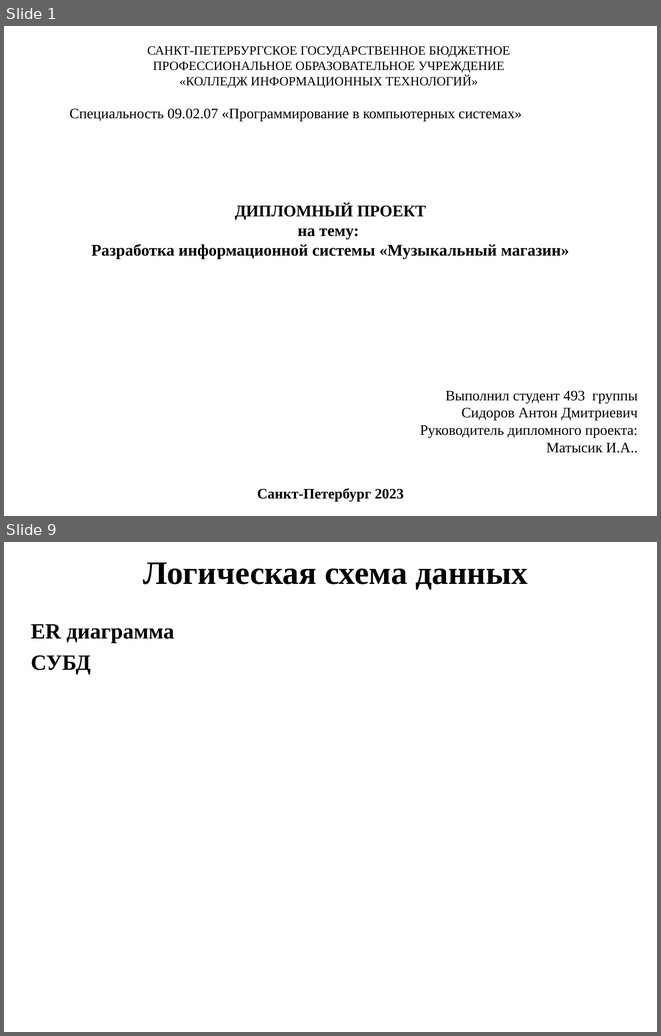
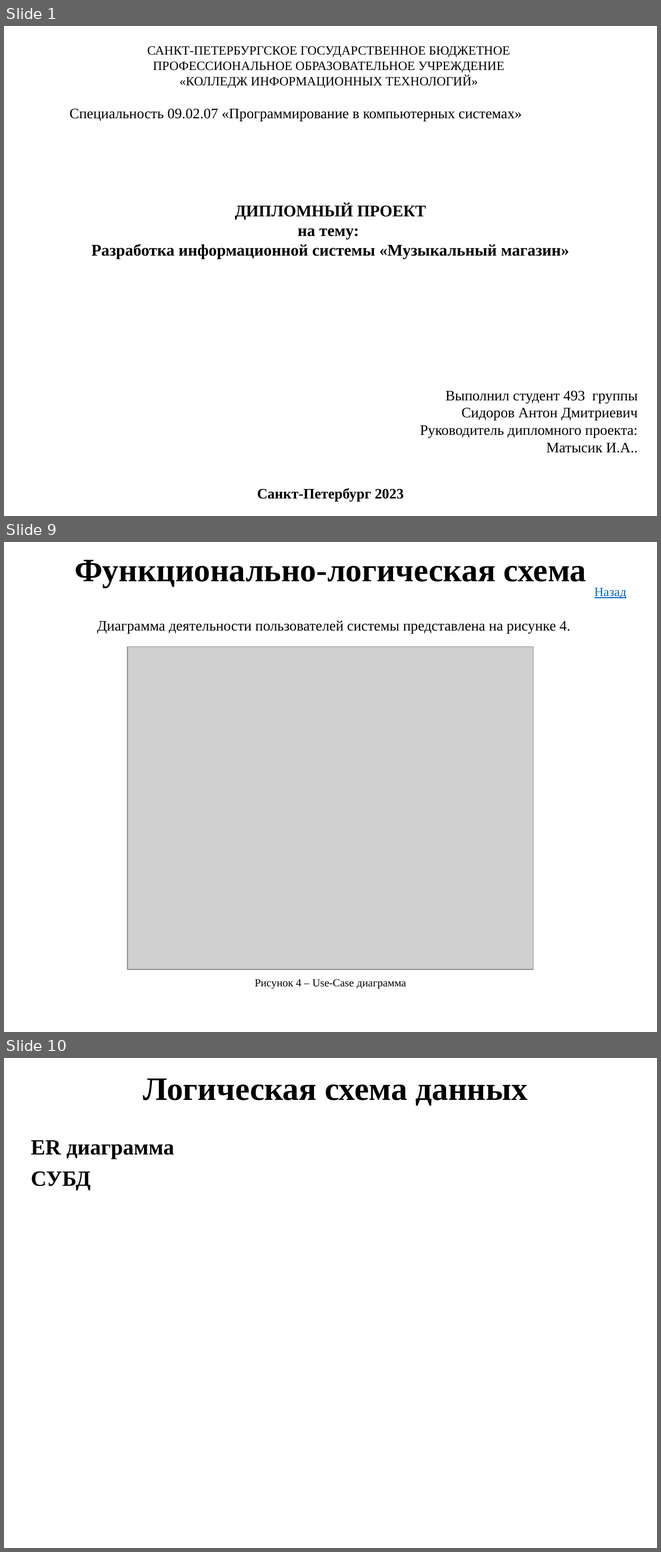
Before and after one commit to AntonSidorov1/DiplomProject, a slide deck: сидоров антон дмитриевич, Группа 493 - Презентация.pptx. Shown one above the other, each under a label of ours: slides 1 and 9 before the commit, slides 1, 9 and 10 after it; the slides between them are not shown. The pictures are 661x1036 and 661x1552 pixels, drawn with LibreOffice and Linux fonts; fonts in the diff are those of the drawing; grey boxes stand for pictures. Boxes give left, top, right and bottom in pixels: in the first picture for what was removed or moved away, otherwise in the second. Text is boxed around its words. In the diff, an @@ line names an element or a change of style, - is before the commit and + after.

```diff
--- a/сидоров антон дмитриевич, Группа 493 - Презентация.pptx
+++ b/сидоров антон дмитриевич, Группа 493 - Презентация.pptx
@@ slide 9 added at box(4, 542, 657, 1032), background #FFFFFF @@
@@ text added at box(74, 559, 586, 587), 36 pt, text #000000, bold @@
+Функционально-логическая схема
@@ text added at box(594, 588, 626, 599), 14 pt, text #0563C1, underline @@
+Назад
@@ text added at box(97, 620, 571, 633), 16 pt, text #000000 @@
+Диаграмма деятельности пользователей системы представлена на рисунке 4.
@@ picture added at box(127, 647, 533, 970) @@
@@ text added at box(255, 979, 406, 989), 12 pt, text #000000 @@
+Рисунок 4 – Use-Case диаграмма
@@ what was slide 9 is now slide 10 @@
```
Also in this commit, not shown: 5 slides changed, 2 other slides added, 2 slides removed, 5 other files.
